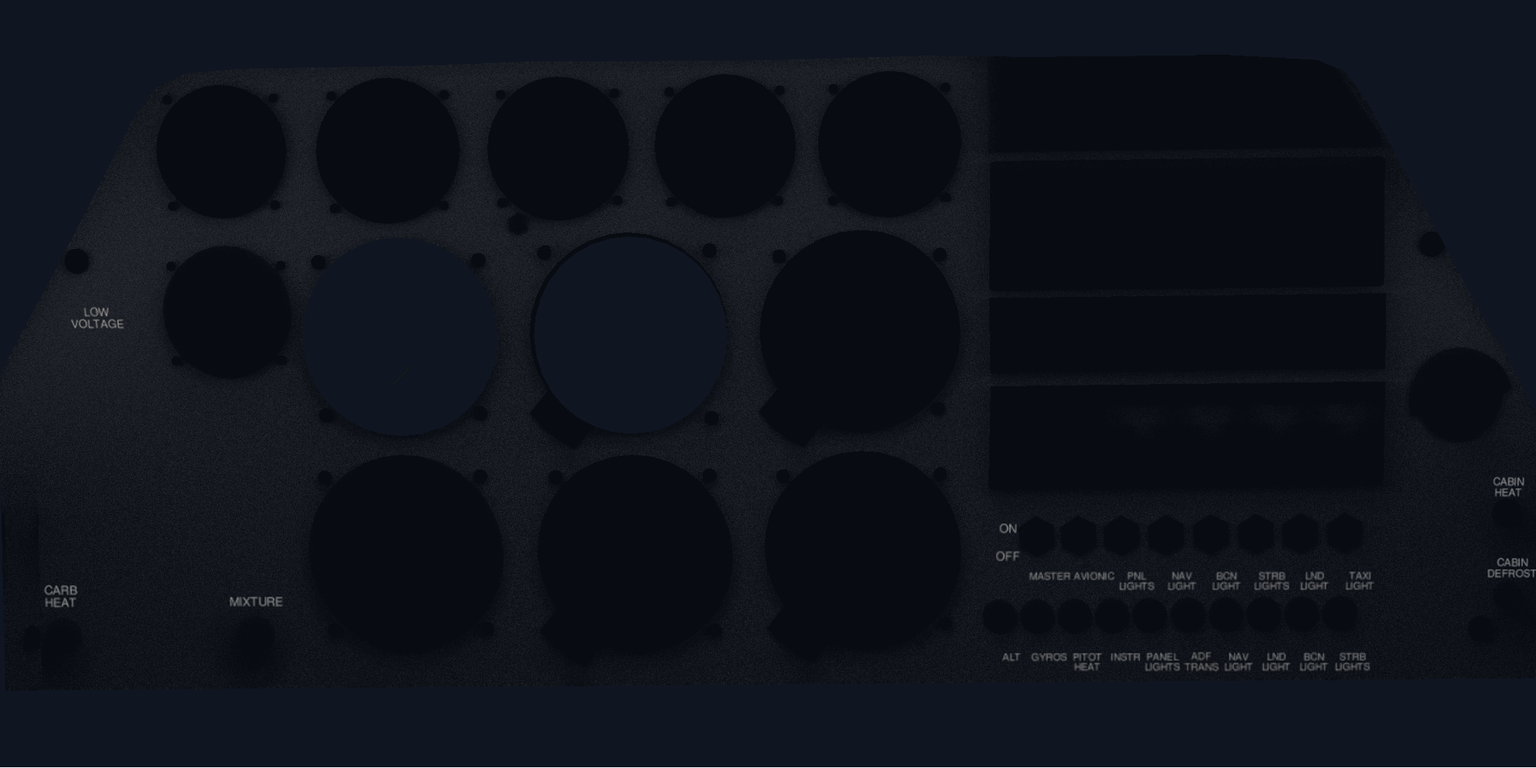
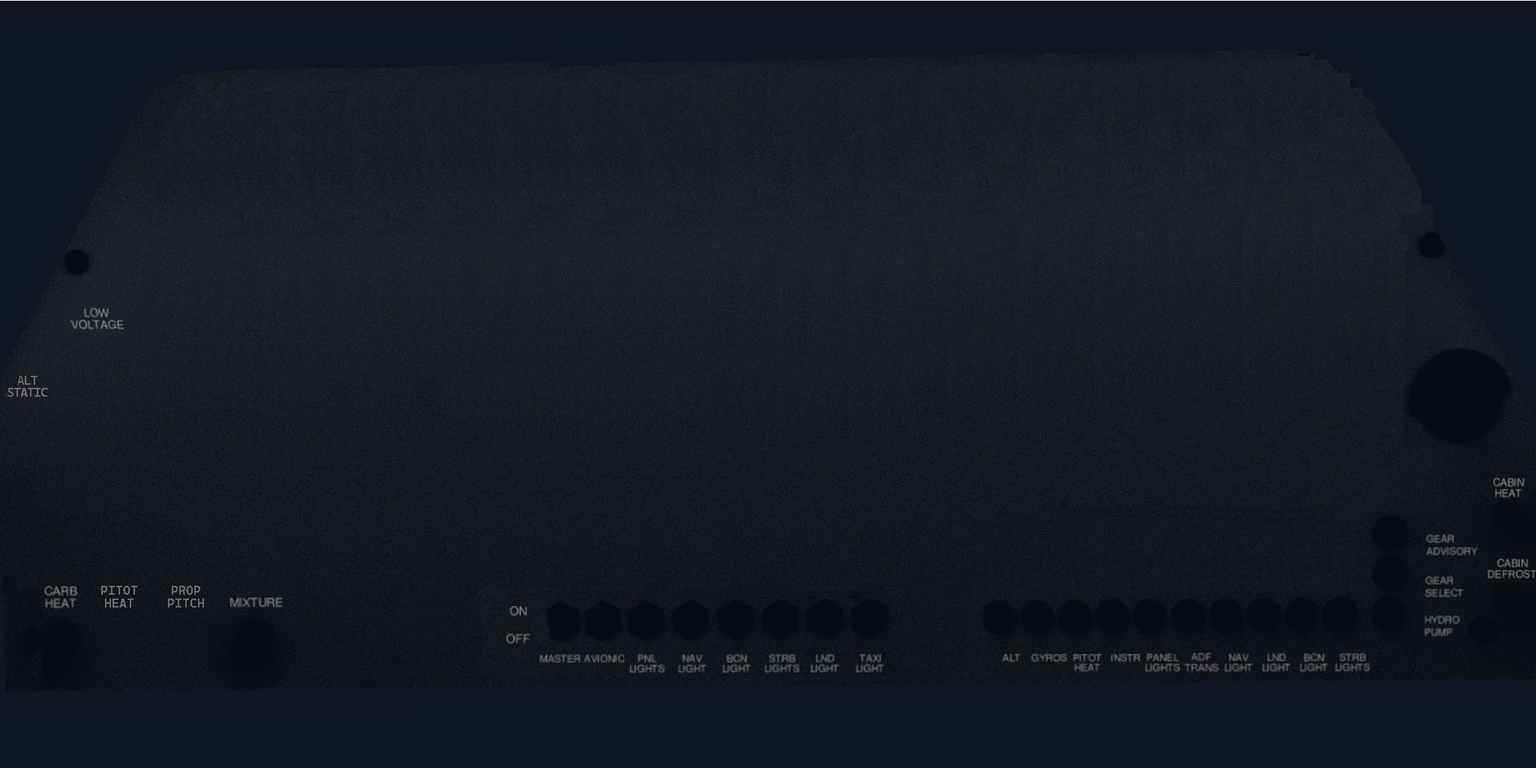
Two versions of the same layered image (1536px x 768px). Layer-by-layer changes:
renamed "aomap-panel.png #1" to "aomap-panel.png", hid it, opacity 45% → 40% over [0, 54, 1536, 691]
added layer "PROP #1" above "PROP" over [167, 585, 204, 608]
added layer "ALT ... #1" above "ALT ..." over [7, 375, 48, 397]
added layer "PITOT ... #1" above "PITOT ..." over [101, 585, 138, 608]
hid "panel.png", moved it above "panel_amp.png" over [0, 0, 1536, 768]
added layer "fg1000-amp" over [0, 49, 1536, 768]
